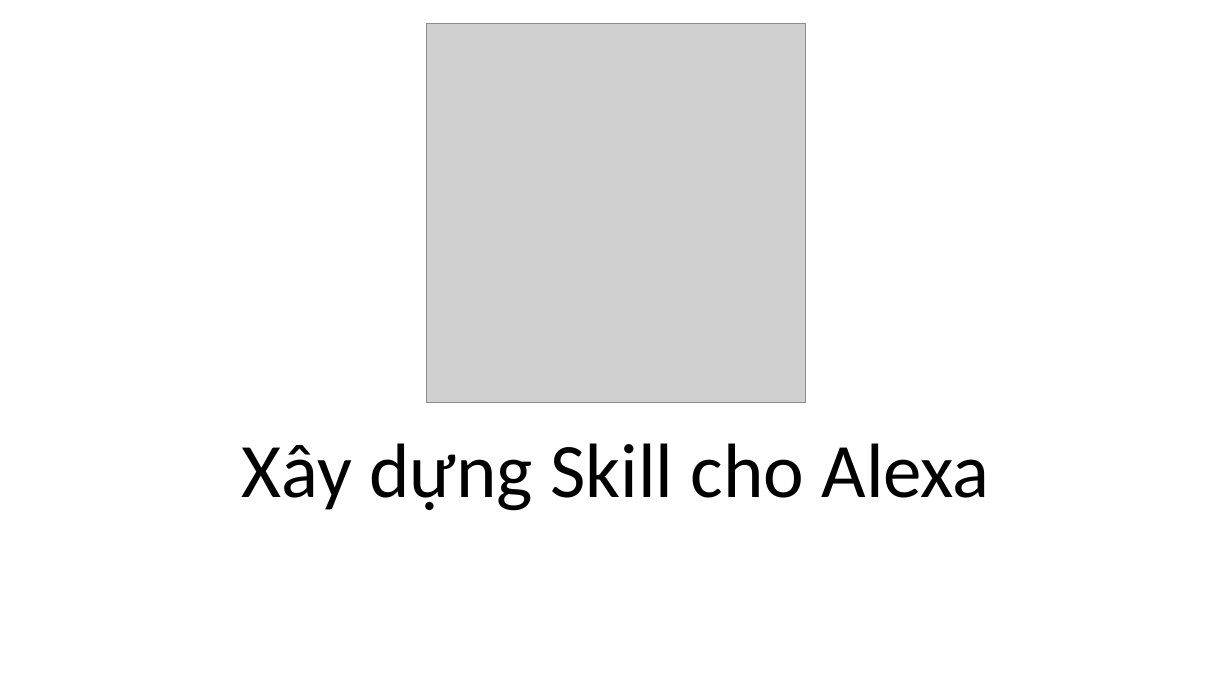
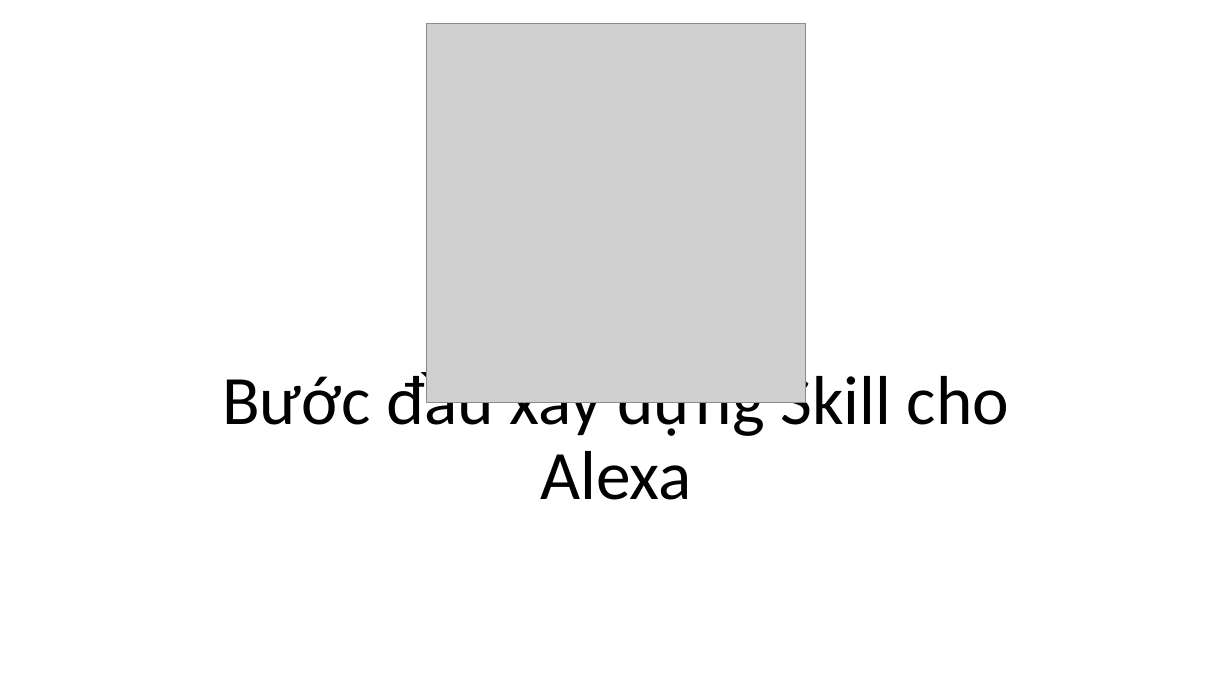
Before and after one commit to Huong-nt/EduMall-KhoaHocIOT, a slide deck: slide 1 of 12. Giới thiệu các bước làm Skill Alexa/Giới thiệu các bước làm Skill Alexa.pptx. Drawn at 1232x693 pixels with LibreOffice and Linux fonts; fonts in the diff are those of the drawing; grey boxes stand for pictures. Boxes give left, top, right and bottom in pixels: in the first picture for what was removed or moved away, otherwise in the second. Text is boxed around its words. In the diff, an @@ line names an element or a change of style, - is before the commit and + after.

```diff
--- a/12. Giới thiệu các bước làm Skill Alexa/Giới thiệu các bước làm Skill Alexa.pptx
+++ b/12. Giới thiệu các bước làm Skill Alexa/Giới thiệu các bước làm Skill Alexa.pptx
@@ title at box(222, 366, 1009, 500): text changed; size 60 to 54 pt @@
-Xây dựng Skill cho Alexa
+Bước đầu xây dựng Skill cho Alexa
```
Also in this commit, not shown: 3 other slides changed, 2 slides added, 3 other files.
